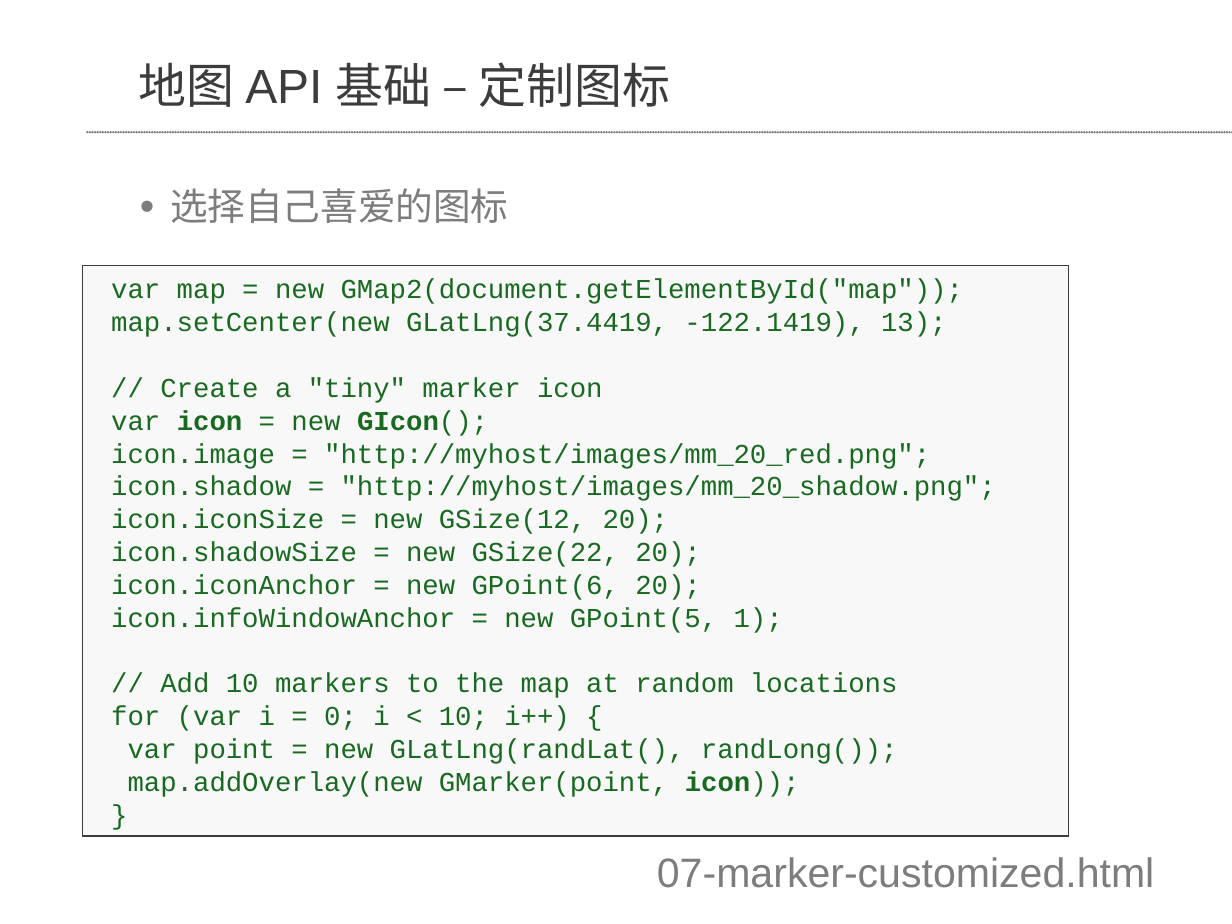
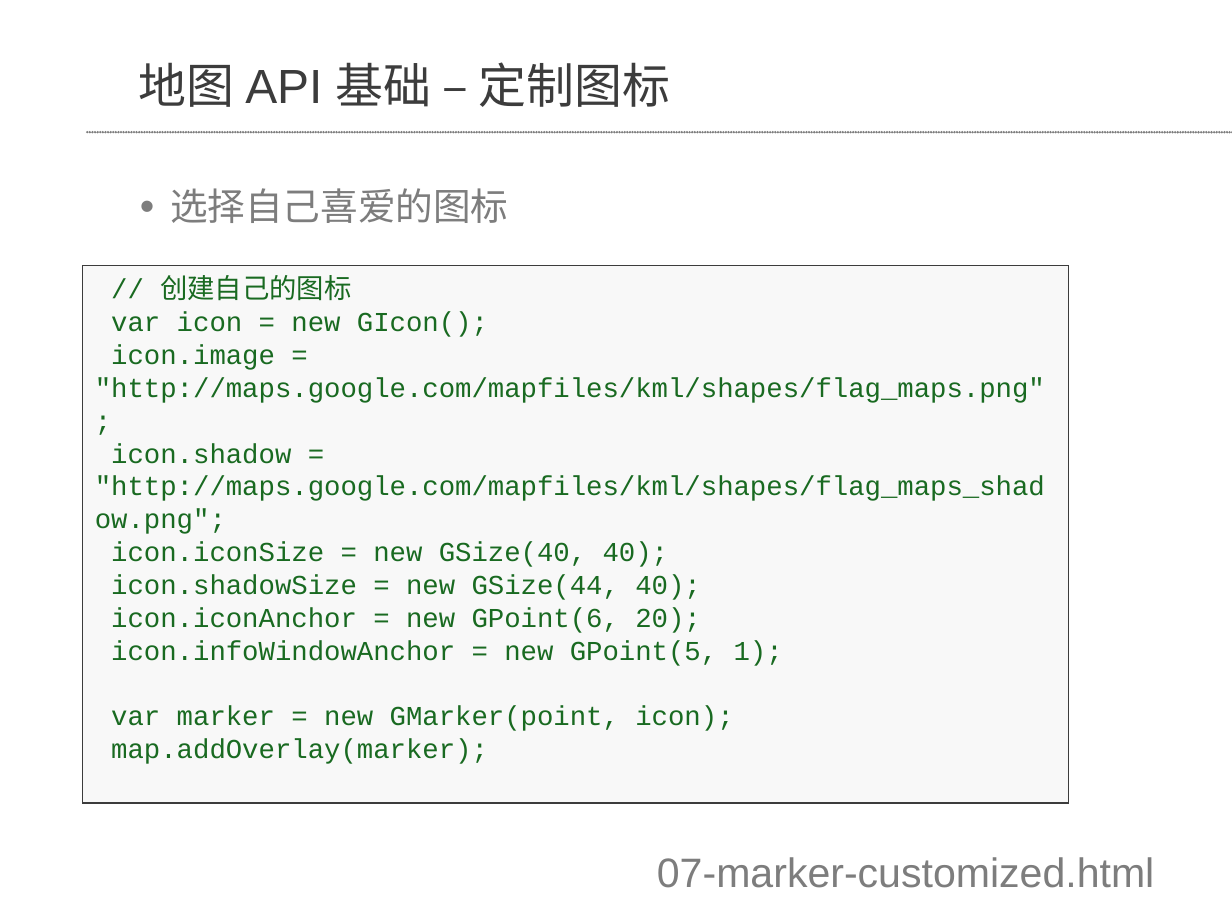
Before and after one commit to awenzhong/chinamaps, a slide deck: slide 19 of mapsapi/gddcodelab/GDD_maps_api_codelab.ppt. Drawn at 1232x924 pixels with LibreOffice and Linux fonts; fonts in the diff are those of the drawing; background and template pictures are left out. Boxes give left, top, right and bottom in pixels: in the first picture for what was removed or moved away, otherwise in the second. Text is boxed around its words. In the diff, an @@ line names an element or a change of style, - is before the commit and + after.

Commit message:
Update slides

```diff
--- a/mapsapi/gddcodelab/GDD_maps_api_codelab.ppt
+++ b/mapsapi/gddcodelab/GDD_maps_api_codelab.ppt
@@ rectangle "// 创建自己的图标": place and size @@
-rectangle "// 创建自己的图标" at <box>83,265,1068,835</box>
+rectangle "// 创建自己的图标" at <box>83,265,1068,803</box>
@@ text in rectangle at <box>160,275,351,301</box>: text changed @@
-var map = new GMap2(document.getElementById("map"));
-map.setCenter(new GLatLng(37.4419, -122.1419), 13);
-// Create a "tiny" marker icon
+// 创建自己的图标
@@ text in rectangle at <box>111,312,488,337</box>: bold off in "icon GIcon();" @@
@@ text in rectangle at <box>95,345,1045,600</box>: text changed @@
-icon.image = "http://myhost/images/mm_20_red.png";
-icon.shadow = "http://myhost/images/mm_20_shadow.png";
-icon.iconSize = new GSize(12, 20);
-icon.shadowSize = new GSize(22, 20);
+icon.image = "http://maps.google.com/mapfiles/kml/shapes/flag_maps.png";
+icon.shadow = "http://maps.google.com/mapfiles/kml/shapes/flag_maps_shadow.png";
+icon.iconSize = new GSize(40, 40);
+icon.shadowSize = new GSize(44, 40);
@@ text in rectangle at <box>111,706,733,764</box>: text changed @@
-// Add 10 markers to the map at random locations
-for (var i = 0; i < 10; i++) {
-var point = new GLatLng(randLat(), randLong());
-map.addOverlay(new GMarker(point, icon));
-}
+var marker = new GMarker(point, icon);
+map.addOverlay(marker);
```
